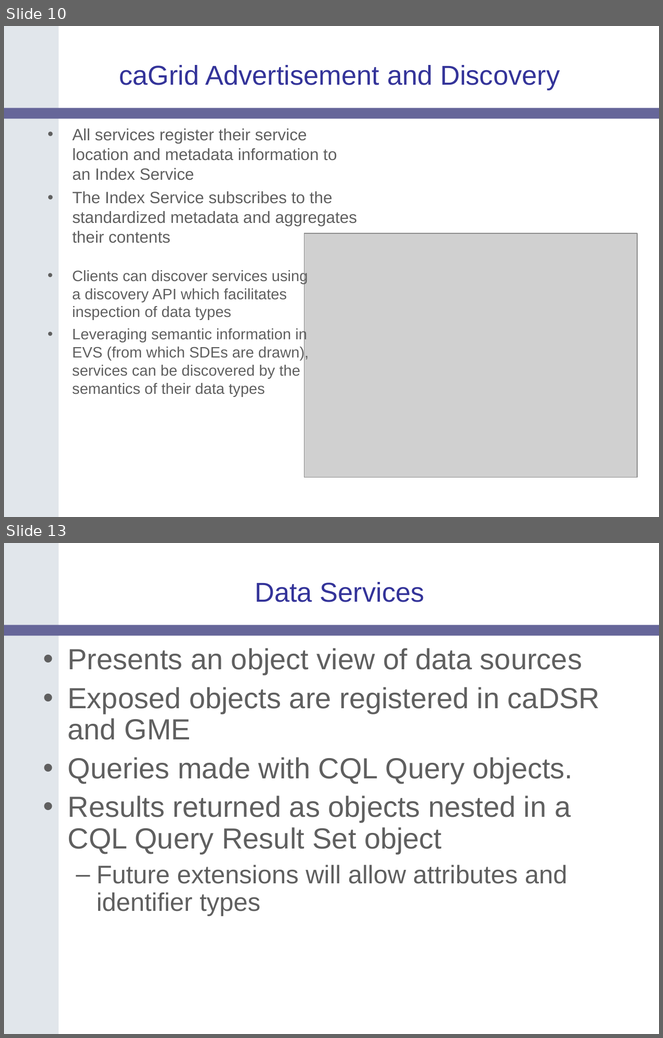
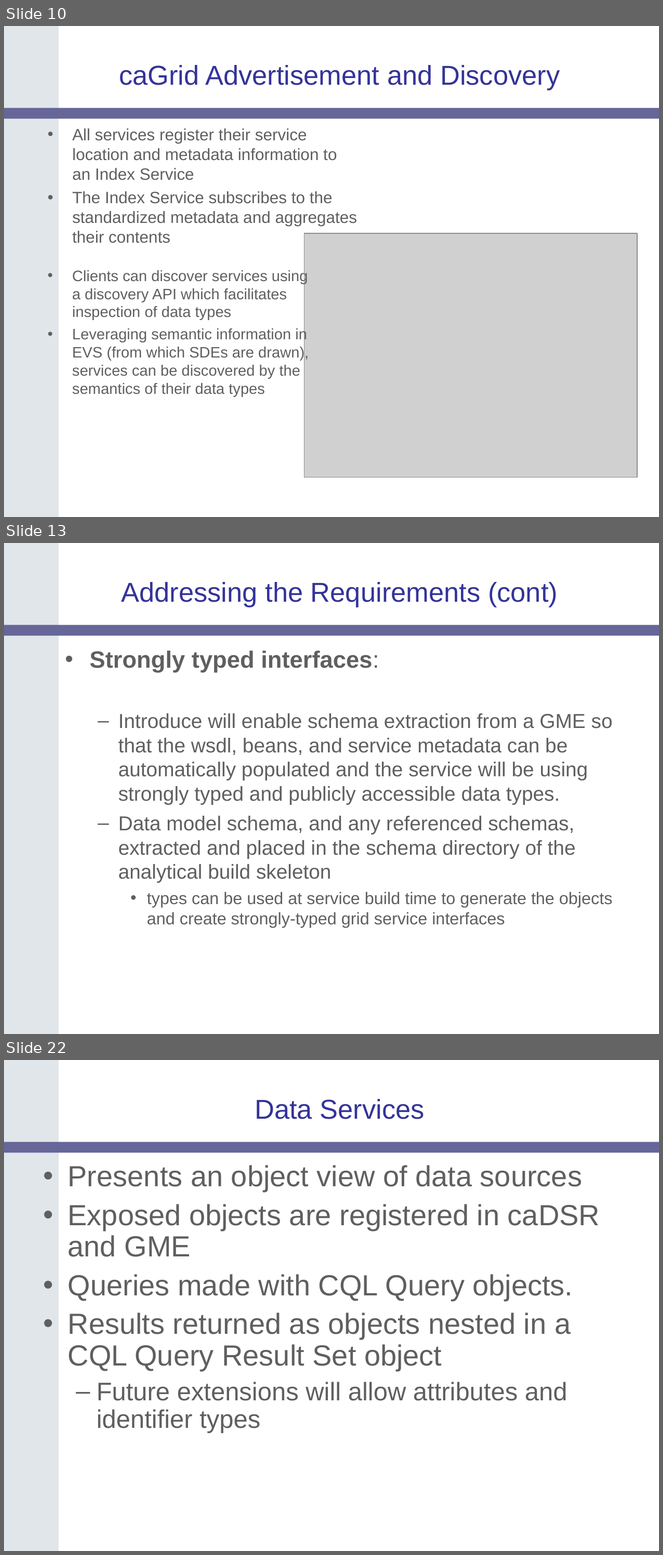
Before and after one commit to NCIP/cagrid-portal, a slide deck: cagrid-1-0/Documentation/presentations/200604_AnnualMeeting/caGrid-1.0-Architecture_caBIG-Annual-Meeting06.ppt. Shown one above the other, each under a label of ours: slides 10 and 13 before the commit, slides 10, 13 and 22 after it; the slides between them are not shown. The pictures are 663x1038 and 663x1555 pixels, drawn with LibreOffice and Linux fonts; fonts in the diff are those of the drawing; grey boxes stand for pictures; background and template pictures are left out. Boxes give left, top, right and bottom in pixels: in the first picture for what was removed or moved away, otherwise in the second. Text is boxed around its words. In the diff, an @@ line names an element or a change of style, - is before the commit and + after.

```diff
--- a/cagrid-1-0/Documentation/presentations/200604_AnnualMeeting/caGrid-1.0-Architecture_caBIG-Annual-Meeting06.ppt
+++ b/cagrid-1-0/Documentation/presentations/200604_AnnualMeeting/caGrid-1.0-Architecture_caBIG-Annual-Meeting06.ppt
@@ slide 13 added at box(4, 543, 659, 1034), background #FFFFFF; not listed: 2 template elements that a slide beside it also shows @@
@@ title added at box(121, 582, 558, 607), 30 pt, text #333399 @@
+Addressing the Requirements (cont)
@@ text added at box(90, 651, 613, 928), 22.2 pt, text #5F5F5F @@
+• Strongly typed interfaces:
+  – Introduce will enable schema extraction from a GME so that the wsdl, beans, and service metadata can be automatically populated and the service will be using strongly typed and publicly accessible data types.
+  – Data model schema, and any referenced schemas, extracted and placed in the schema directory of the analytical build skeleton
+    • types can be used at service build time to generate the objects and create strongly-typed grid service interfaces
@@ what was slide 13 is now slide 22 @@
```
Also in this commit, not shown: 1 slide changed, 10 other slides added, 2 slides removed.
